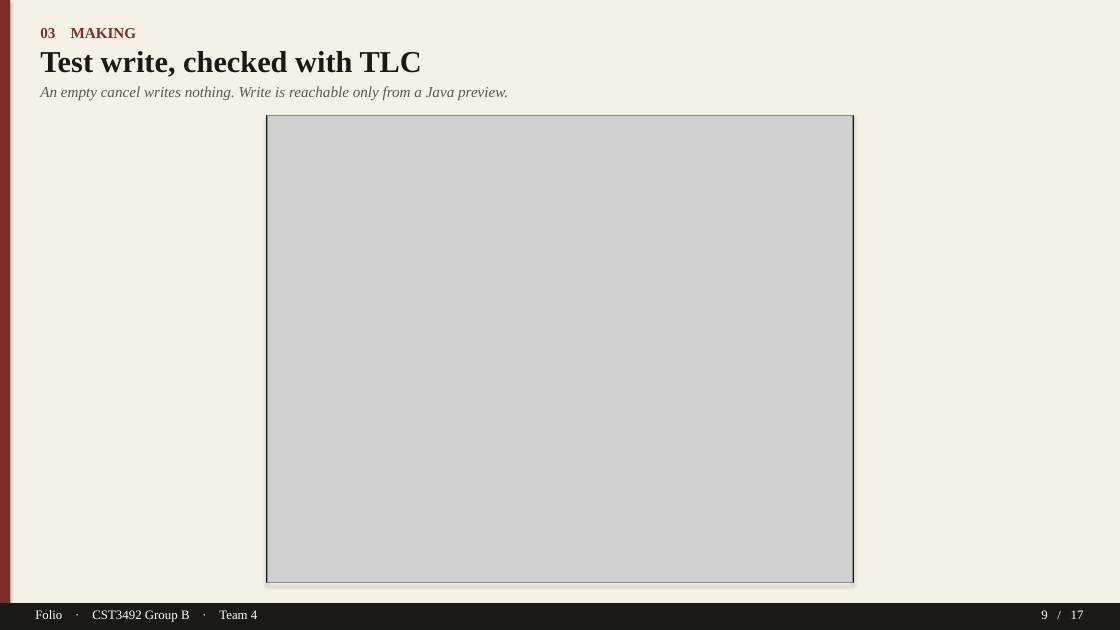
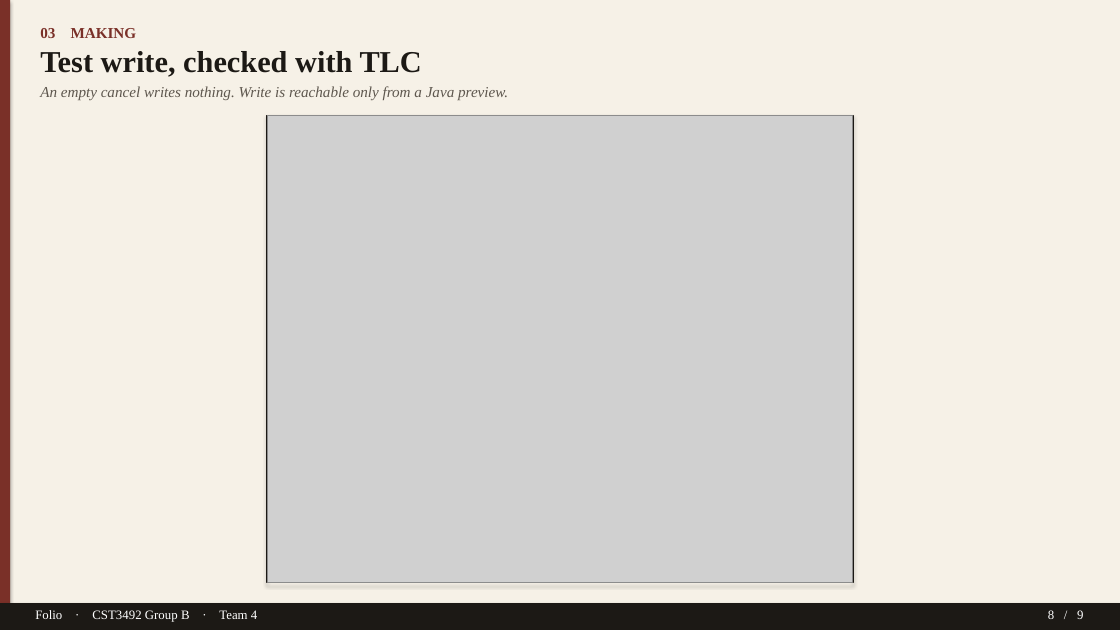
Before and after one commit to TTAWDTT/folio, a slide deck: slide 8 of submission/documents/Folio-GroupB-Team4-Slides.pptx (slide 9 before the commit). Drawn at 1120x630 pixels with LibreOffice and Linux fonts; fonts in the diff are those of the drawing; grey boxes stand for pictures. Boxes give left, top, right and bottom in pixels: in the first picture for what was removed or moved away, otherwise in the second. Text is boxed around its words. In the diff, an @@ line names an element or a change of style, - is before the commit and + after.

```diff
--- a/submission/documents/Folio-GroupB-Team4-Slides.pptx
+++ b/submission/documents/Folio-GroupB-Team4-Slides.pptx
@@ text at (1048,610,1083,619): text changed @@
-9 / 17
+8 / 9
```
Also in this commit, not shown: 8 other slides changed, 8 slides removed, 5 other files.
